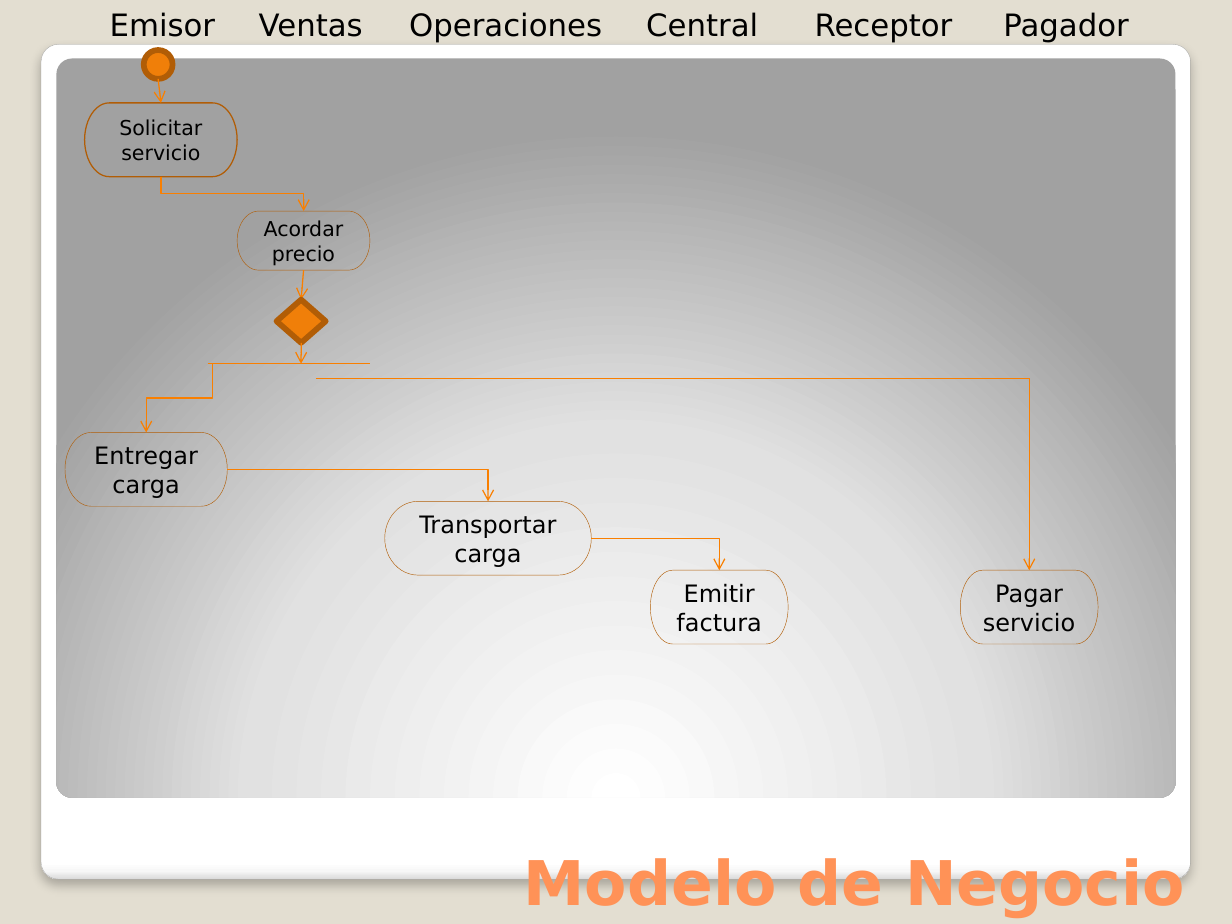
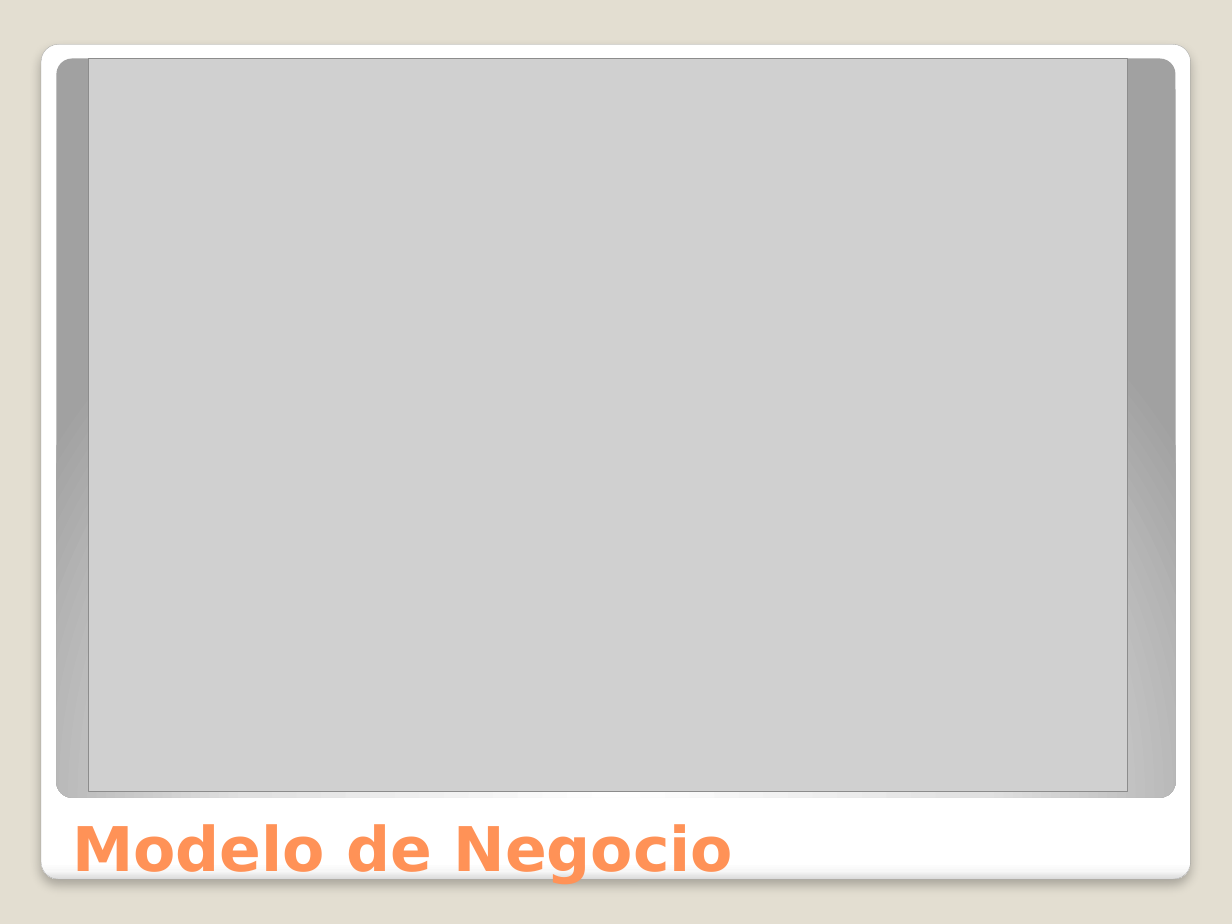
Before and after one commit to adrianachelotti/analisisdelainformacion7509, a slide deck: slide 4 of TodoMundo/Presentación/Presentacion.pptx. Drawn at 1232x924 pixels with LibreOffice and Linux fonts; fonts in the diff are those of the drawing; grey boxes stand for pictures. Boxes give left, top, right and bottom in pixels: in the first picture for what was removed or moved away, otherwise in the second. Text is boxed around its words. In the diff, an @@ line names an element or a change of style, - is before the commit and + after.

```diff
--- a/TodoMundo/Presentación/Presentacion.pptx
+++ b/TodoMundo/Presentación/Presentacion.pptx
@@ text removed at bbox=[110, 12, 215, 37] @@
-Emisor
@@ text removed at bbox=[259, 13, 363, 37] @@
-Ventas
@@ text removed at bbox=[409, 12, 602, 43] @@
-Operaciones
@@ text removed at bbox=[646, 12, 758, 37] @@
-Central
@@ text removed at bbox=[815, 13, 953, 43] @@
-Receptor
@@ text removed at bbox=[1003, 12, 1128, 43] @@
-Pagador
@@ picture added at bbox=[89, 59, 1129, 792] @@
@@ ellipse removed at bbox=[144, 51, 172, 79] @@
@@ arrow removed from (158, 79) to (161, 103) @@
@@ pill shape removed at bbox=[85, 103, 238, 177] @@
-Solicitar servicio
@@ elbow arrow removed from (161, 176) to (303, 211) @@
@@ pill shape removed at bbox=[238, 211, 371, 270] @@
-Acordar precio
@@ diamond removed at bbox=[276, 299, 325, 342] @@
@@ arrow removed from (303, 270) to (301, 299) @@
@@ arrow removed from (302, 342) to (301, 363) @@
@@ elbow arrow removed from (213, 363) to (147, 432) @@
@@ line removed from (208, 363) to (370, 363) @@
@@ elbow arrow removed from (315, 378) to (1029, 570) @@
@@ pill shape removed at bbox=[65, 432, 228, 506] @@
-Entregar carga
@@ elbow arrow removed from (228, 469) to (488, 501) @@
@@ pill shape removed at bbox=[384, 501, 591, 575] @@
-Transportar carga
@@ elbow arrow removed from (591, 538) to (719, 570) @@
@@ pill shape removed at bbox=[650, 570, 788, 644] @@
-Emitir factura
@@ pill shape removed at bbox=[961, 570, 1099, 644] @@
-Pagar servicio
@@ title "Modelo de Negocio": place and size @@
-title "Modelo de Negocio" at bbox=[524, 855, 1184, 918]
+title "Modelo de Negocio" at bbox=[72, 824, 733, 884]
@@ title "Modelo de Negocio" at bbox=[72, 824, 733, 884]: alignment right to left @@
```
Also in this commit, not shown: 10 other slides changed, 2 other files.
